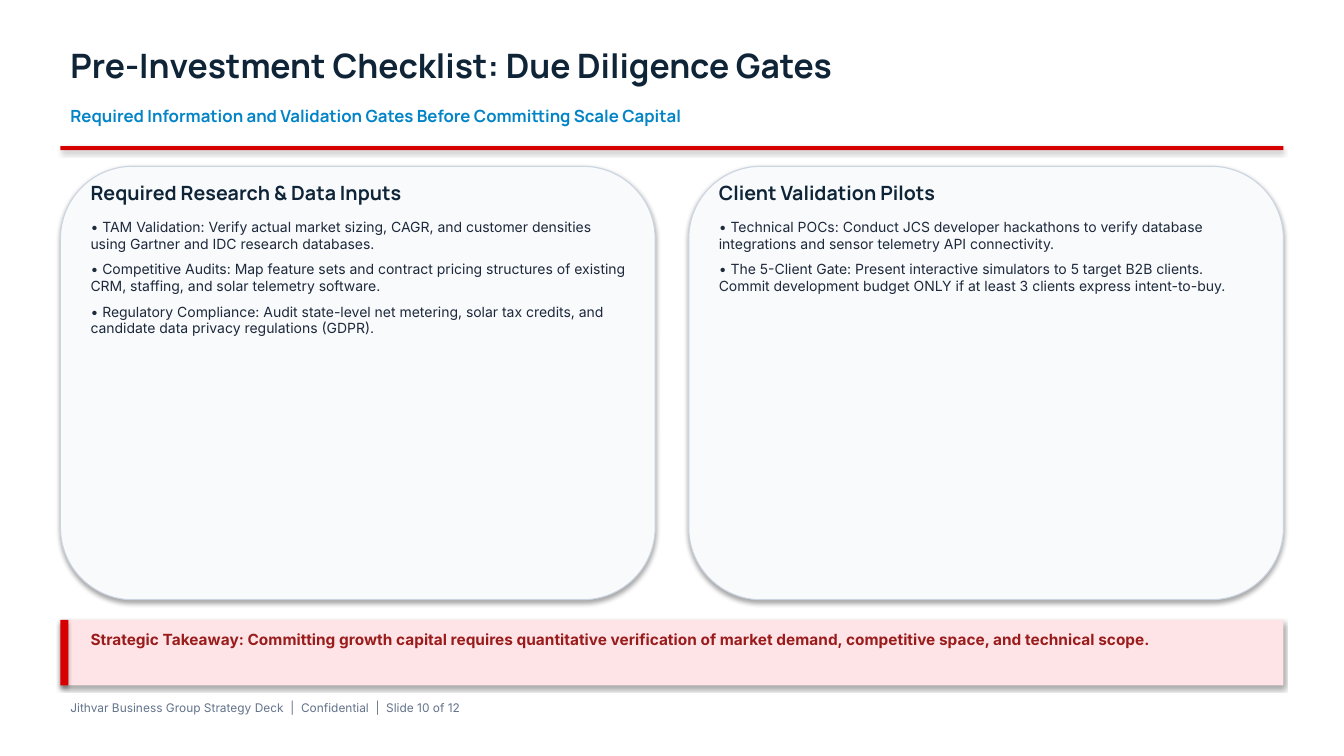
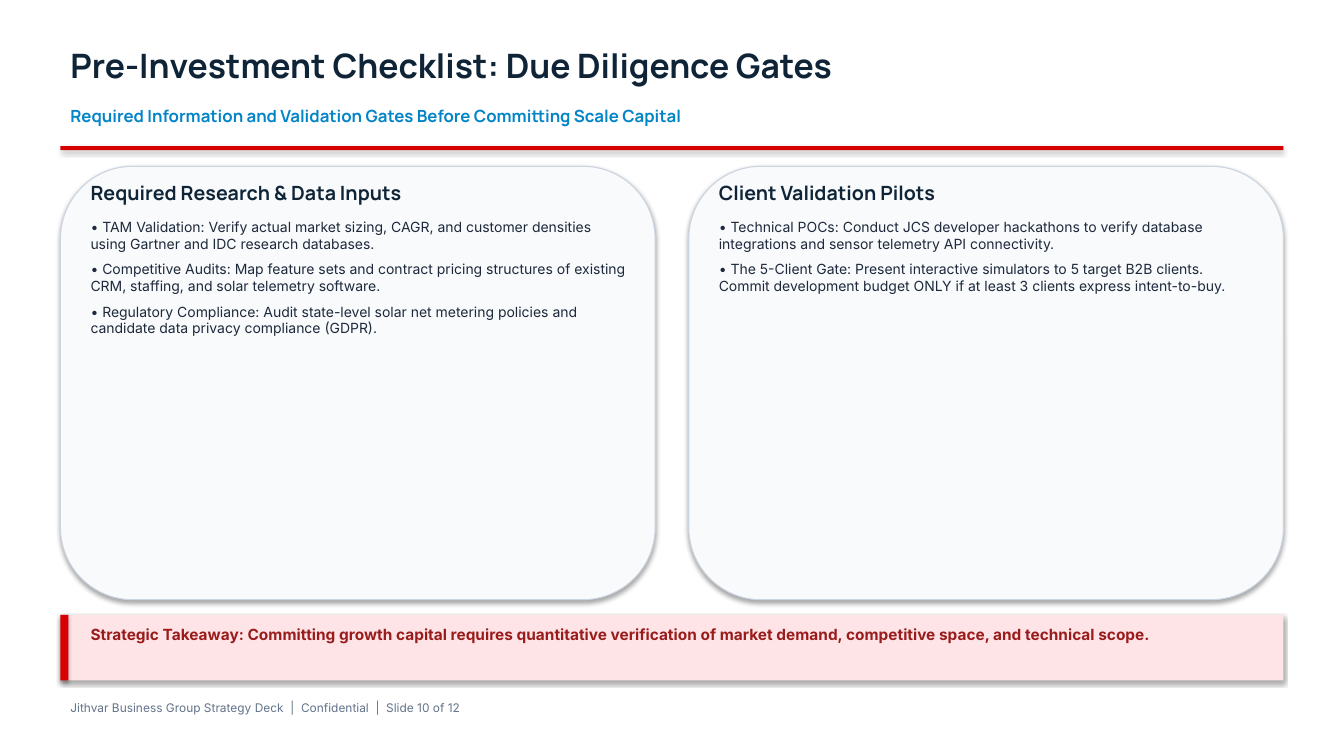
Before and after one commit to parikhniket655/JGB, a slide deck: slide 10 of documents/1_pitch_deck.pptx. Drawn at 1344x756 pixels with LibreOffice and Linux fonts; fonts in the diff are those of the drawing. Boxes give left, top, right and bottom in pixels: in the first picture for what was removed or moved away, otherwise in the second. Text is boxed around its words. In the diff, an @@ line names an element or a change of style, - is before the commit and + after.

```diff
--- a/documents/1_pitch_deck.pptx
+++ b/documents/1_pitch_deck.pptx
@@ text at <box>91,306,578,336</box>: text changed @@
-• Regulatory Compliance: Audit state-level net metering, solar tax credits, and candidate data privacy regulations (GDPR).
+• Regulatory Compliance: Audit state-level solar net metering policies and candidate data privacy compliance (GDPR).
@@ 2 rectangles, 1 text: place and size @@
-2 rectangles, 1 text at <box>60,620,1284,686</box>
+2 rectangles, 1 text at <box>60,615,1284,681</box>
```
Also in this commit, not shown: 10 other slides changed, 1 other file.
